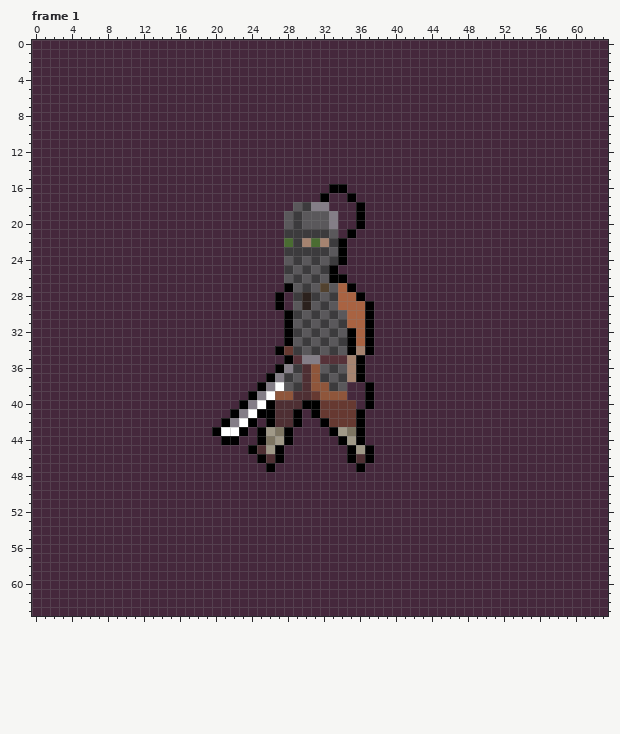
One commit to this pixel-art file: assets/aseprite/human/human_walk.ase. That is the earlier state.
64x64 pixels, 8 frames. Shown: frame 1. The commit also changed other frames, which this record leaves out.
After:
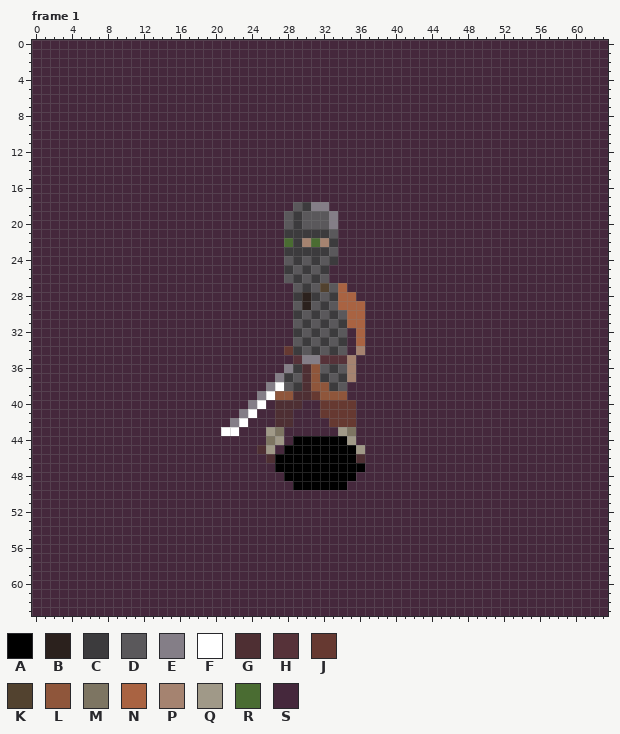
Palette (. is transparent): A #000000  B #2b211d  C #3c3b3d  D #5a585b  E #847e87  F #ffffff  G #4e2f33  H #563239  J #663931  K #52422f  L #8f563b  M #7d7562  N #a96342  P #a58370  Q #a09988  R #4a6c32  S #45283c
Difference:
layer "bg/outline" now hidden
layer "shadow" added
--- frame 1
@@ x 18..39 @@
 15 SSSSSSSSSSSSSSSSSSSSSS
-16 SSSSSSSSSSSSSSSAASSSSS
-17 SSSSSSSSSSSSSSASSASSSS
-18 SSSSSSSSSSSDCEESSSASSS
-19 SSSSSSSSSSDCDDDESSASSS
-20 SSSSSSSSSSDCDDDESSASSS
-21 SSSSSSSSSSCCCCCDSASSSS
-22 SSSSSSSSSSRCPRPCASSSSS
-23 SSSSSSSSSSCCCCCDASSSSS
-24 SSSSSSSSSSDCDCDCASSSSS
-25 SSSSSSSSSSCDCDCASSSSSS
-26 SSSSSSSSSSDCDCDAASSSSS
-27 SSSSSSSSSSADCDKDNASSSS
-28 SSSSSSSSSASCBCDCNNASSS
-29 SSSSSSSSSASDBDCDNNNASS
-30 SSSSSSSSSSACDCDCDNNASS
-31 SSSSSSSSSSADCDCDCNNASS
-32 SSSSSSSSSSACDCDCDANASS
-33 SSSSSSSSSSADCDCDCANASS
-34 SSSSSSSSSAJCDCDCDAPASS
-35 SSSSSSSSSSAHEEHHHPASSS
-36 SSSSSSSSSAECGLDCDPASSS
-37 SSSSSSSSAECDGLCDCPASSS
-38 SSSSSSSAEFDCGLLCDSSASS
-39 SSSSSSAEFLLGGJLLLSSASS
-40 SSSSSAEFAGGGAAJJJJSASS
-41 SSSSAEFAAGGASAJJJJASSS
-42 SSSAEFASAGGASSAJJJASSS
-43 SSAFFASAQMASSSSAQMASSS
-44 SSSAASSAMQASSSSSAQASSS
-45 SSSSSSAGQASSSSSSSAQASS
-46 SSSSSSSAGASSSSSSSAGASS
-47 SSSSSSSSASSSSSSSSSASSS
-48 SSSSSSSSSSSSSSSSSSSSSS
-49 SSSSSSSSSSSSSSSSSSSSSS
+16 SSSSSSSSSSSSSSSSSSSSSS
+17 SSSSSSSSSSSSSSSSSSSSSS
+18 SSSSSSSSSSSDCEESSSSSSS
+19 SSSSSSSSSSDCDDDESSSSSS
+20 SSSSSSSSSSDCDDDESSSSSS
+21 SSSSSSSSSSCCCCCDSSSSSS
+22 SSSSSSSSSSRCPRPCSSSSSS
+23 SSSSSSSSSSCCCCCDSSSSSS
+24 SSSSSSSSSSDCDCDCSSSSSS
+25 SSSSSSSSSSCDCDCSSSSSSS
+26 SSSSSSSSSSDCDCDSSSSSSS
+27 SSSSSSSSSSSDCDKDNSSSSS
+28 SSSSSSSSSSSCBCDCNNSSSS
+29 SSSSSSSSSSSDBDCDNNNSSS
+30 SSSSSSSSSSSCDCDCDNNSSS
+31 SSSSSSSSSSSDCDCDCNNSSS
+32 SSSSSSSSSSSCDCDCDSNSSS
+33 SSSSSSSSSSSDCDCDCSNSSS
+34 SSSSSSSSSSJCDCDCDSPSSS
+35 SSSSSSSSSSSHEEHHHPSSSS
+36 SSSSSSSSSSECGLDCDPSSSS
+37 SSSSSSSSSECDGLCDCPSSSS
+38 SSSSSSSSEFDCGLLCDSSSSS
+39 SSSSSSSEFLLGGJLLLSSSSS
+40 SSSSSSEFSGGGSSJJJJSSSS
+41 SSSSSEFSSGGSSSJJJJSSSS
+42 SSSSEFSSSGGSSSSJJJSSSS
+43 SSSFFSSSQMSSSSSSQMSSSS
+44 SSSSSSSSMQSAAAAAAQSSSS
+45 SSSSSSSGQSAAAAAAAAQSSS
+46 SSSSSSSSGAAAAAAAAAGSSS
+47 SSSSSSSSSAAAAAAAAAASSS
+48 SSSSSSSSSSAAAAAAAASSSS
+49 SSSSSSSSSSSAAAAAASSSSS
 50 SSSSSSSSSSSSSSSSSSSSSS
Boxes around the changes in both pictures, in picture pixels (x1, y1, x2, y2):
changed: (212, 184, 374, 490)
